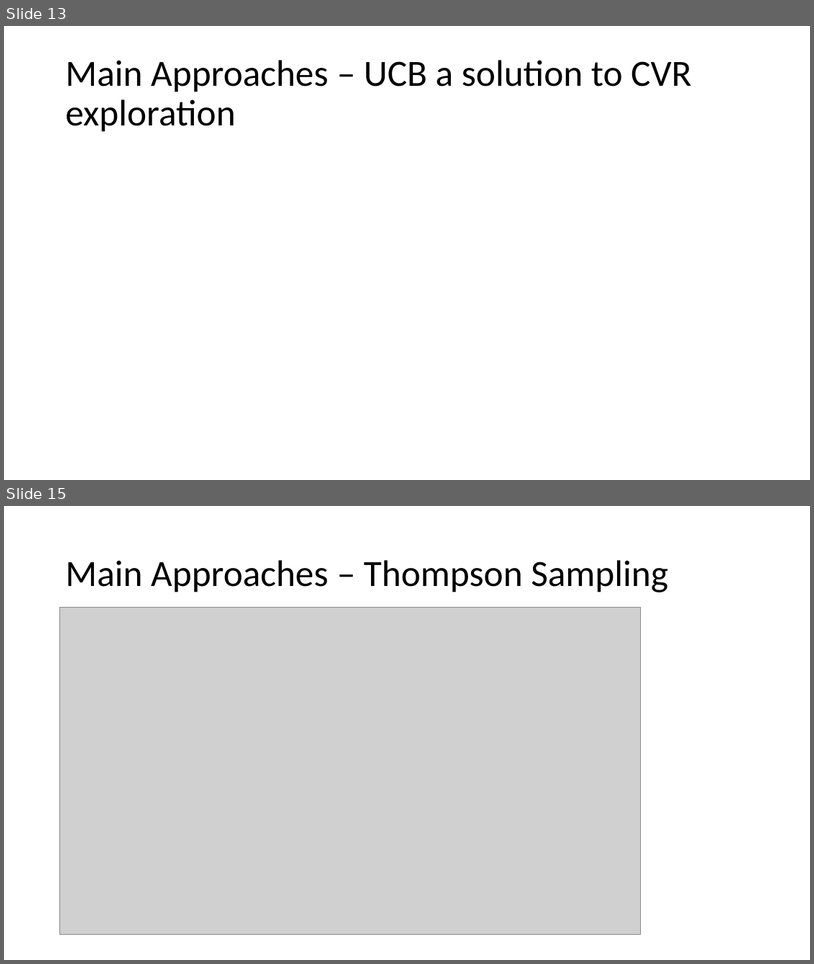
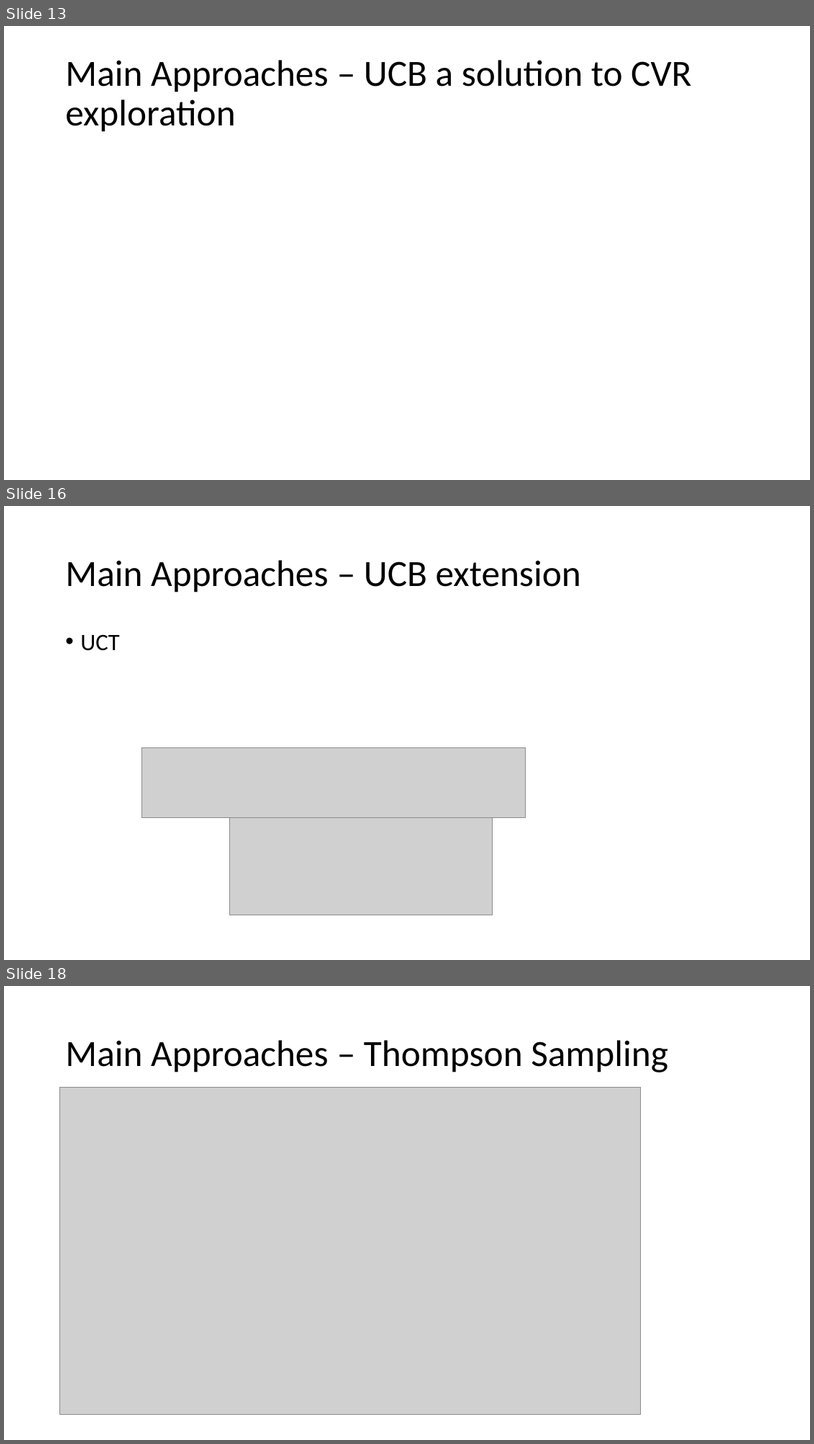
Before and after one commit to wzhe06/Ad-papers, a slide deck: Explore and Exploit/EandE.pptx. Shown one above the other, each under a label of ours: slides 13 and 15 before the commit, slides 13, 16 and 18 after it; the slides between them are not shown. The pictures are 814x964 and 814x1444 pixels, drawn with LibreOffice and Linux fonts; fonts in the diff are those of the drawing; grey boxes stand for pictures. Boxes give left, top, right and bottom in pixels: in the first picture for what was removed or moved away, otherwise in the second. Text is boxed around its words. In the diff, an @@ line names an element or a change of style, - is before the commit and + after.

```diff
--- a/Explore and Exploit/EandE.pptx
+++ b/Explore and Exploit/EandE.pptx
@@ slide 16 added at (x1=4, y1=506, x2=810, y2=960), background #FFFFFF @@
@@ title added at (x1=65, y1=560, x2=581, y2=592), 44 pt, text #000000 @@
+Main Approaches – UCB extension
@@ text added at (x1=80, y1=634, x2=119, y2=651), 28 pt, text #000000 @@
+• UCT
@@ picture added at (x1=142, y1=747, x2=526, y2=817) @@
@@ picture added at (x1=229, y1=817, x2=493, y2=914) @@
@@ what was slide 15 is now slide 18 @@
```
Also in this commit, not shown: 3 slides changed, 5 other slides added, 1 other file.
